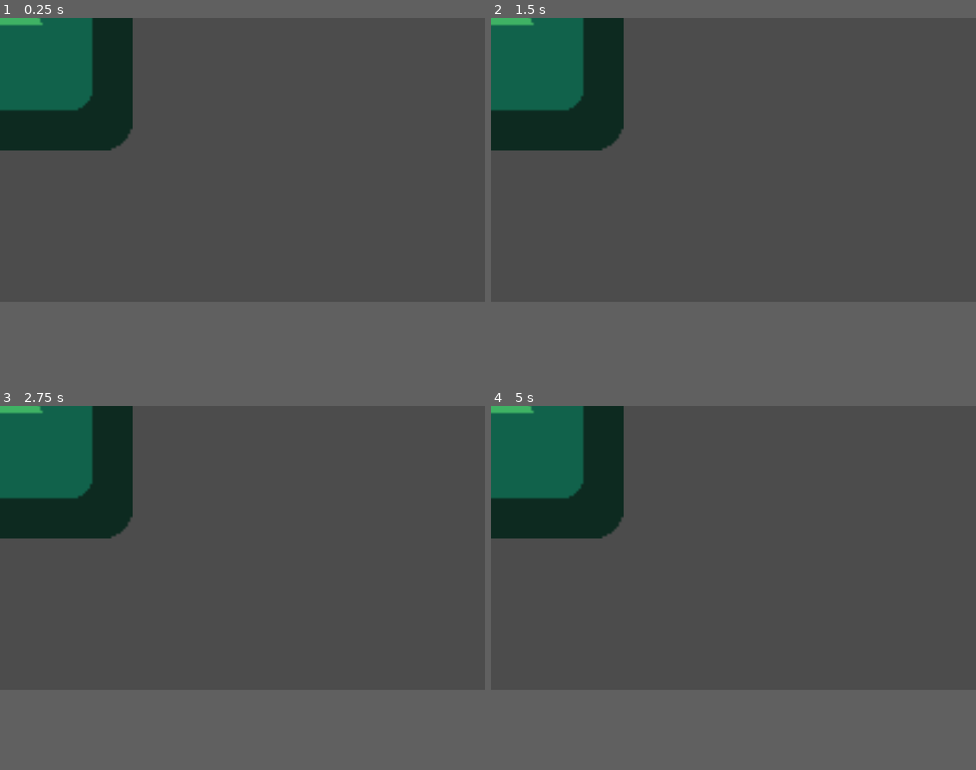
Above: before the commit, frames 1-4 (two rows, left to right).
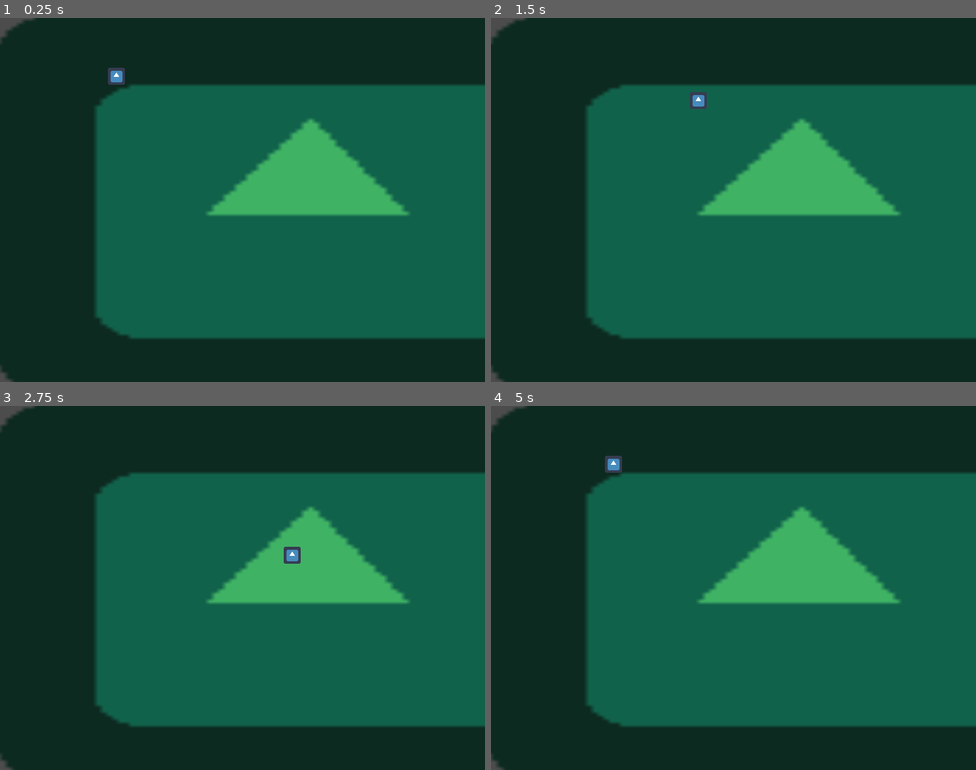
Above: after the commit, the same moments.

Repository: site12/LudumDare46
Game: Godot game, scene res://player/world.tscn
Two runs of this game, one before a commit and one after it. Both use one fixed random seed, a clock stepped at 60 frames per second and the inputs below. The engine's default icon, where the game draws it, is replaced by a stand-in: a white triangle on a blue panel in a dark square.
Inputs:
- Up to frame 1 (0.25 s): no input
- Up to frame 2 (1.5 s): tap Enter at 0.5 s; hold D (right, bound only after the commit) 0.53-1.28 s; hold S (down, bound only after the commit) from 1.28 s (still down)
- Up to frame 3 (2.75 s): release S (down, bound only after the commit) at 2.03 s; hold D (right, bound only after the commit) from 2.03 s (still down)
- Up to frame 4 (5 s): release D (right, bound only after the commit) at 2.78 s; hold W (up, bound only after the commit) 2.78-3.53 s; hold A (left, bound only after the commit) from 3.53 s (still down)
In our replay, the window is 800x468 before the commit and 800x600 after it. These sizes can differ from the game's own. Grey fills any space a smaller window leaves; there, only what the larger window draws over its background counts as a difference.

The runs differ from the first frame. In frame 1, 82% of the frame differs, in the area x 0-100%, y 0-100%; in frame 2, 82%; in frame 3, 82%; in frame 4, 82%.

Commit message:
movement not so shitty

Diff:
--- a/player.gd
+++ b/player.gd
@@ -16,6 +16,6 @@
 		velocity.y -= 1
 	velocity = velocity.normalized() * speed
 
-func _physics_process(delta):
+func _physics_process(_delta):
 	get_input()
 	velocity = move_and_slide(velocity)
--- a/player/world.tscn
+++ b/player/world.tscn
@@ -7,8 +7,9 @@
 
 [node name="Sprite" type="Sprite" parent="."]
 modulate = Color( 0.25098, 0.701961, 0.396078, 1 )
-scale = Vector2( 5, 5 )
+position = Vector2( 508, 308 )
+scale = Vector2( 9.21429, 5.64286 )
 texture = ExtResource( 1 )
 
 [node name="KinematicBody2D" parent="." instance=ExtResource( 2 )]
-position = Vector2( -96, 0 )
+position = Vector2( 192, 96 )
--- a/project.godot
+++ b/project.godot
@@ -19,6 +19,37 @@
 run/main_scene="res://player/world.tscn"
 config/icon="res://icon.png"
 
+[display]
+
+window/size/width=800
+window/stretch/mode="2d"
+window/stretch/aspect="keep"
+
+[input]
+
+left={
+"deadzone": 0.5,
+"events": [ Object(InputEventKey,"resource_local_to_scene":false,"resource_name":"","device":0,"alt":false,"shift":false,"control":false,"meta":false,"command":false,"pressed":false,"scancode":65,"unicode":0,"echo":false,"script":null)
+ ]
+}
+right={
+"deadzone": 0.5,
+"events": [ Object(InputEventKey,"resource_local_to_scene":false,"resource_name":"","device":0,"alt":false,"shift":false,"control":false,"meta":false,"command":false,"pressed":false,"scancode":68,"unicode":0,"echo":false,"script":null)
+ ]
+}
+up={
+"deadzone": 0.5,
+"events": [ Object(InputEventKey,"resource_local_to_scene":false,"resource_name":"","device":0,"alt":false,"shift":false,"control":false,"meta":false,"command":false,"pressed":false,"scancode":87,"unicode":0,"echo":false,"script":null)
+ ]
+}
+down={
+"deadzone": 0.5,
+"events": [ Object(InputEventKey,"resource_local_to_scene":false,"resource_name":"","device":0,"alt":false,"shift":false,"control":false,"meta":false,"command":false,"pressed":false,"scancode":83,"unicode":0,"echo":false,"script":null)
+ ]
+}
+
 [rendering]
 
+quality/2d/use_pixel_snap=true
+quality/filters/anisotropic_filter_level=16
 environment/default_environment="res://default_env.tres"
